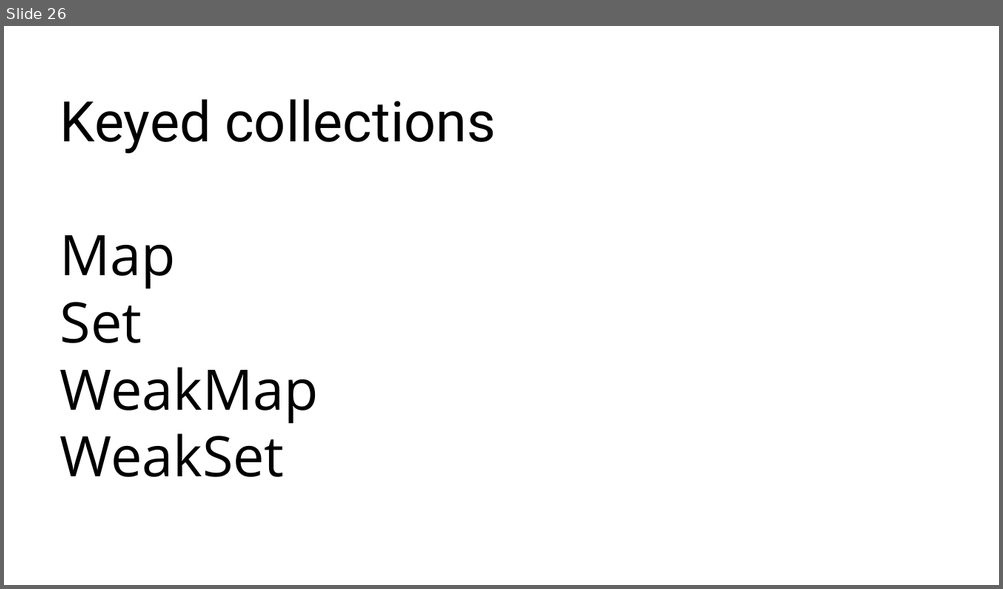
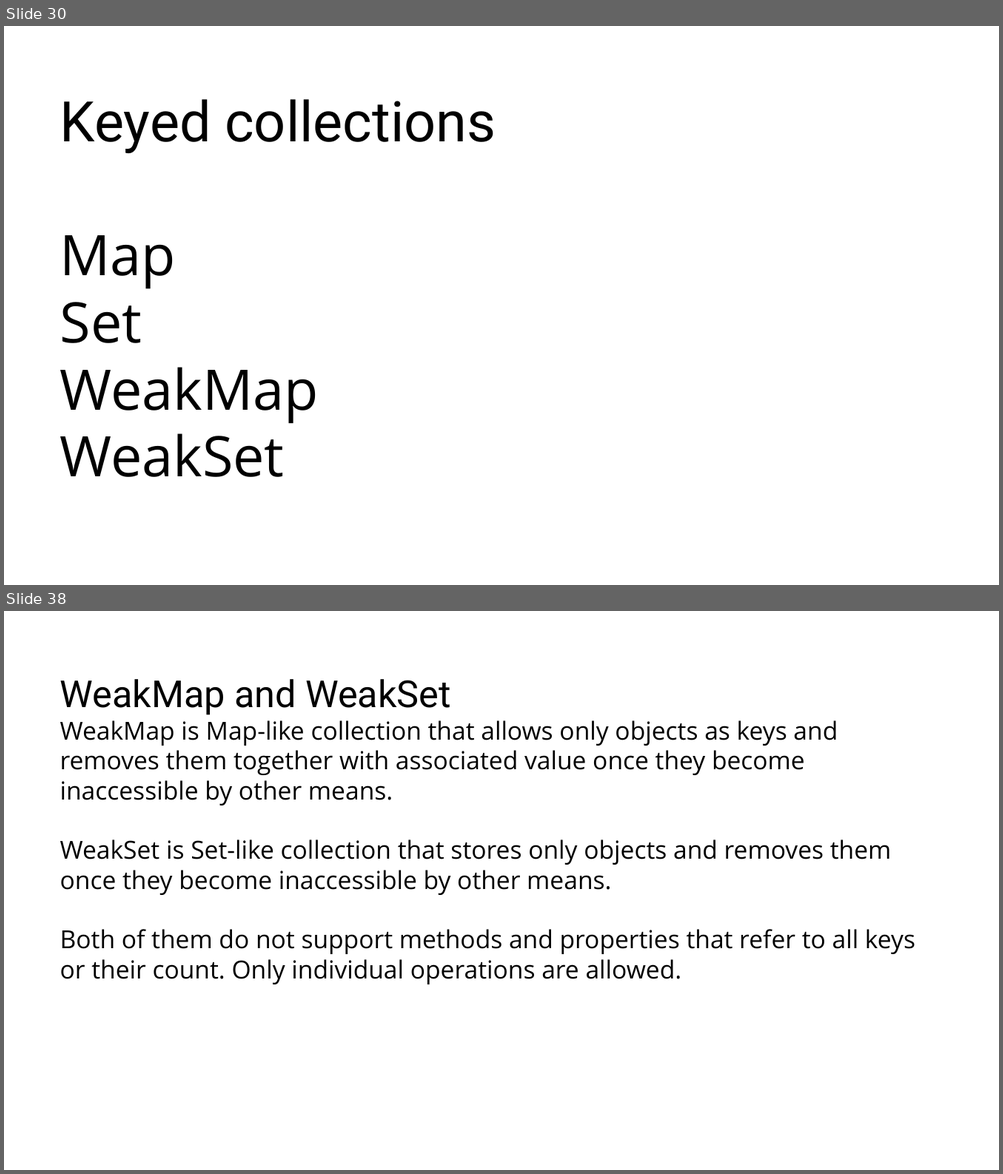
Before and after one commit to RostyslavSynenko/Lv-469.NodeJS, a slide deck: presentations/Built-in Collections.pptx. Shown one above the other, each under a label of ours: slide 26 before the commit, slides 30 and 38 after it; the slides between them are not shown. The pictures are 1003x589 and 1003x1174 pixels, drawn with LibreOffice and Linux fonts; fonts in the diff are those of the drawing; background and template pictures are left out. Boxes give left, top, right and bottom in pixels: in the first picture for what was removed or moved away, otherwise in the second. Text is boxed around its words. In the diff, an @@ line names an element or a change of style, - is before the commit and + after.

```diff
--- a/presentations/Built-in Collections.pptx
+++ b/presentations/Built-in Collections.pptx
@@ slide 38 added at [4,611,999,1170], background #FFFFFF @@
@@ title added at [60,679,915,985], 24 pt, text #000000 @@
+WeakMap and WeakSet
+WeakMap is Map-like collection that allows only objects as keys and removes them together with associated value once they become inaccessible by other means.
+WeakSet is Set-like collection that stores only objects and removes them once they become inaccessible by other means.
+Both of them do not support methods and properties that refer to all keys or their count. Only individual operations are allowed.
@@ what was slide 26 is now slide 30 @@
```
Also in this commit, not shown: 4 slides changed, 13 other slides added, 1 slide removed.
